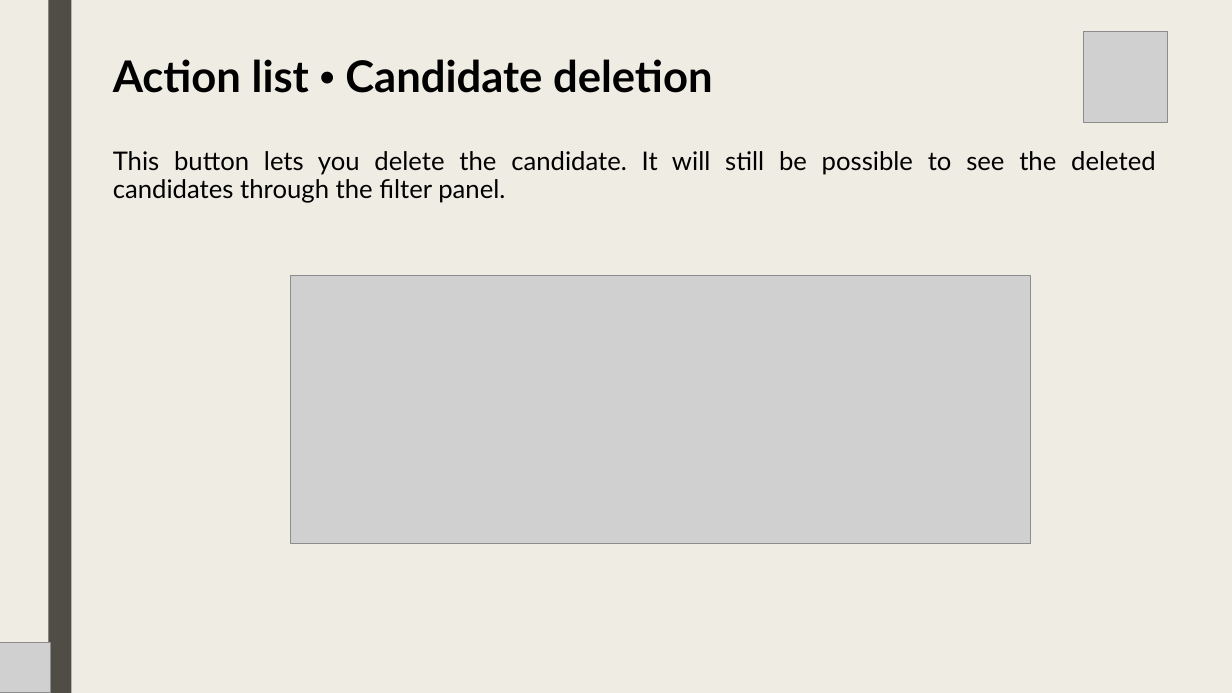
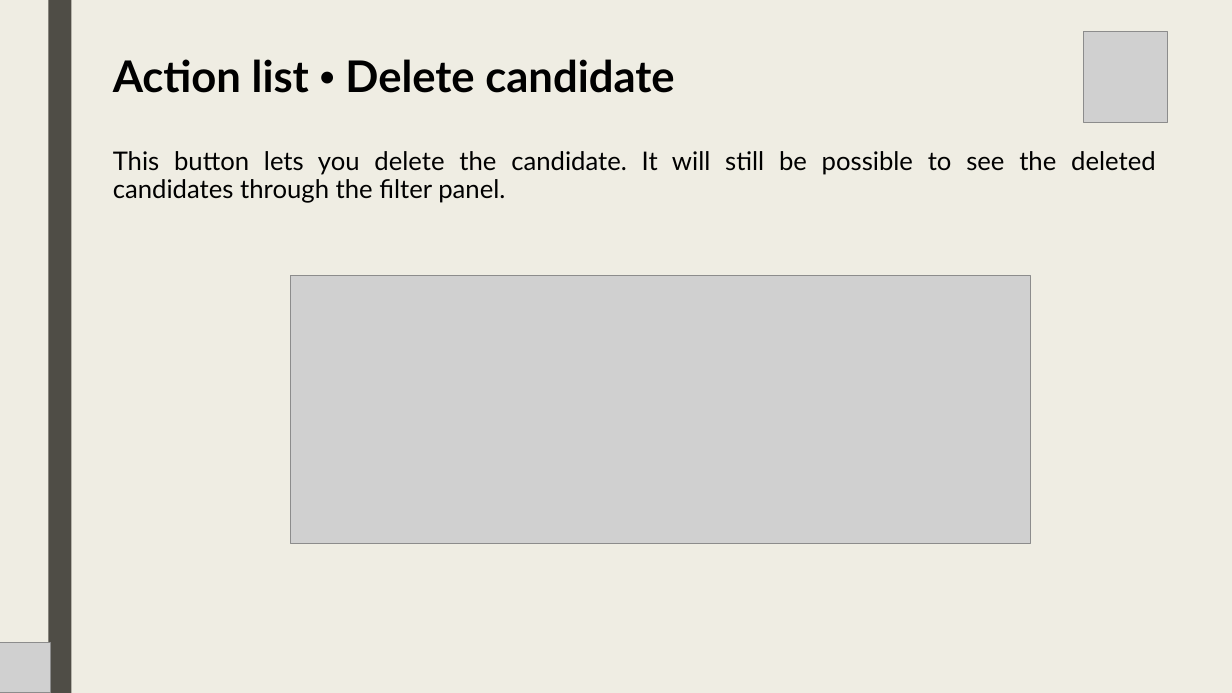
Before and after one commit to lt-scuolalavoro/suit, a slide deck: slide 12 of resources/EN - Suit Database + Backup Slides.pptx. Drawn at 1232x693 pixels with LibreOffice and Linux fonts; fonts in the diff are those of the drawing; grey boxes stand for pictures. Boxes give left, top, right and bottom in pixels: in the first picture for what was removed or moved away, otherwise in the second. Text is boxed around its words. In the diff, an @@ line names an element or a change of style, - is before the commit and + after.

```diff
--- a/resources/EN - Suit Database + Backup Slides.pptx
+++ b/resources/EN - Suit Database + Backup Slides.pptx
@@ title at [113, 59, 674, 93]: text changed @@
-Action list • Candidate deletion
+Action list • Delete candidate
```
Also in this commit, not shown: 4 other slides changed, 1 other file.
